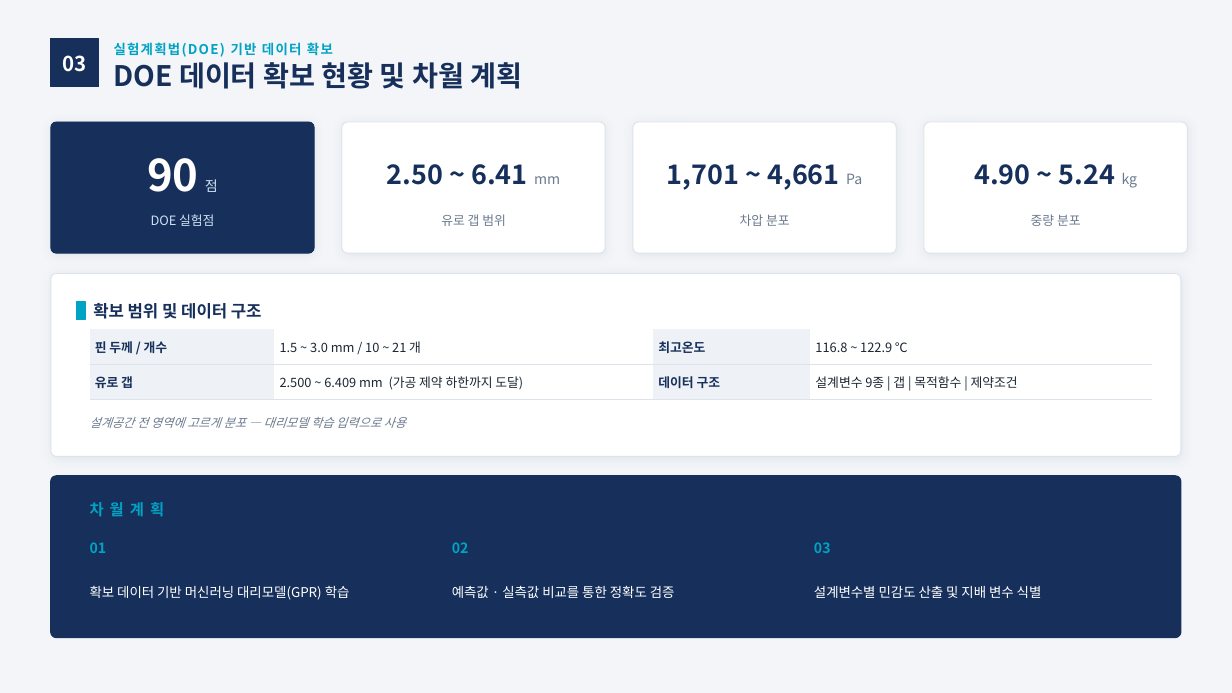
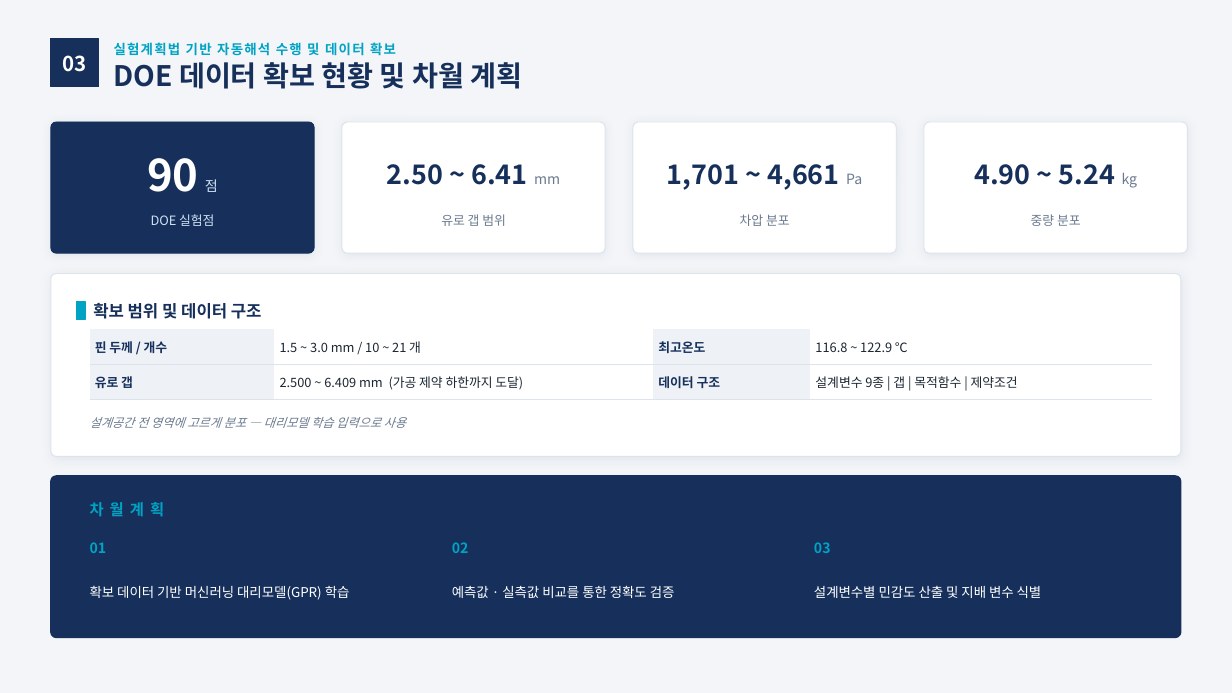
Before and after one commit to yjs9716/dddd, a slide deck: slide 10 of 1개월차_AI에이전트_활용방안_및_DOE결과.pptx (slide 8 before the commit). Drawn at 1232x693 pixels with LibreOffice and Linux fonts; fonts in the diff are those of the drawing. Boxes give left, top, right and bottom in pixels: in the first picture for what was removed or moved away, otherwise in the second. Text is boxed around its words. In the diff, an @@ line names an element or a change of style, - is before the commit and + after.

```diff
--- a/1개월차_AI에이전트_활용방안_및_DOE결과.pptx
+++ b/1개월차_AI에이전트_활용방안_및_DOE결과.pptx
@@ text at [114, 42, 396, 56]: text changed @@
-실험계획법(DOE) 기반 데이터 확보
+실험계획법 기반 자동해석 수행 및 데이터 확보
```
Also in this commit, not shown: 4 other slides changed, 3 slides added, 1 slide removed, 1 other file.
